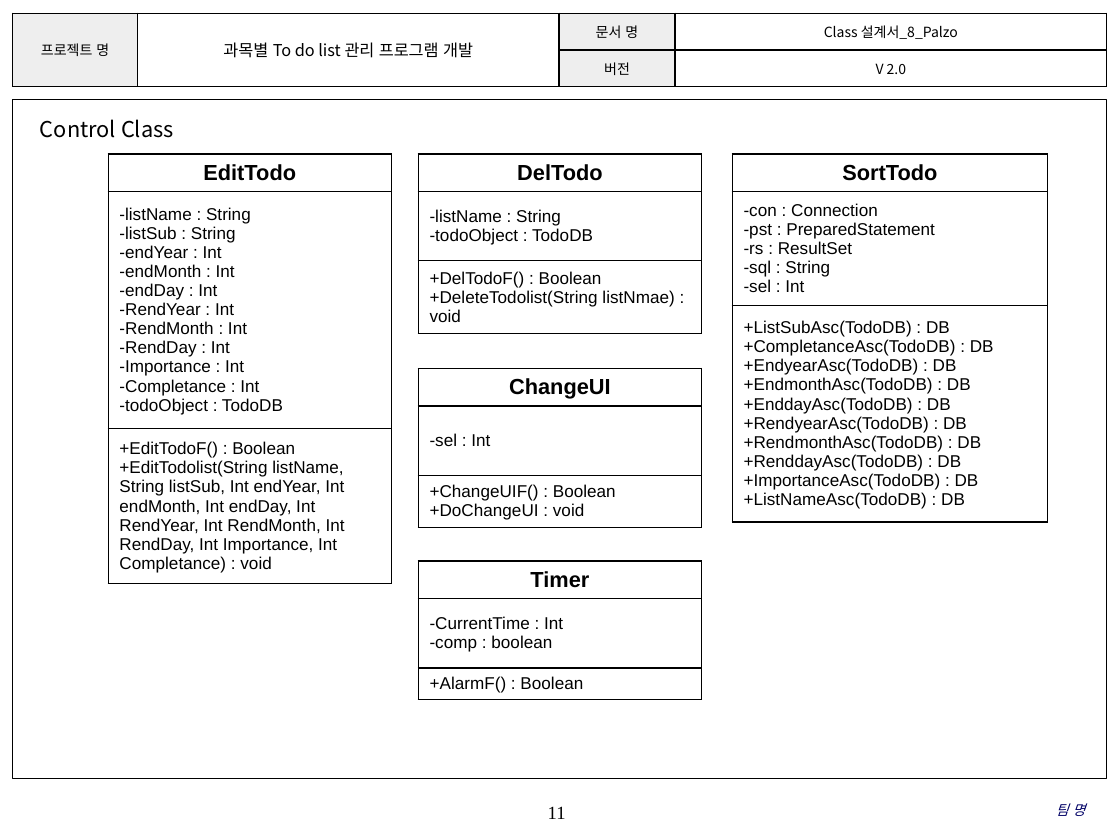
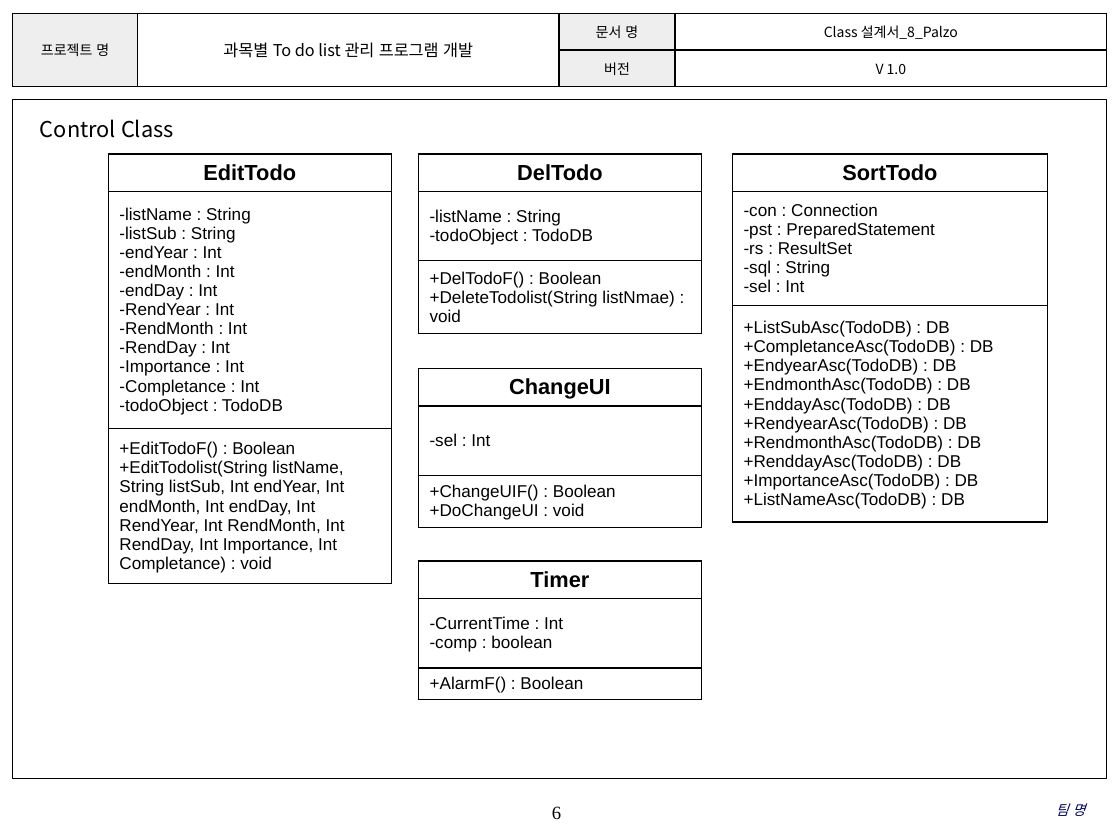
Before and after one commit to SMU-SE-Admin/18-1_8_PALZO_Doc, a slide deck: slide 6 of 03 설계/Class 설계서_8_Palzo.pptx (slide 11 before the commit). Drawn at 1120x840 pixels with LibreOffice and Linux fonts; fonts in the diff are those of the drawing; background and template pictures are left out. Boxes give left, top, right and bottom in pixels: in the first picture for what was removed or moved away, otherwise in the second. Text is boxed around its words. In the diff, an @@ line names an element or a change of style, - is before the commit and + after.

```diff
--- a/03 설계/Class 설계서_8_Palzo.pptx
+++ b/03 설계/Class 설계서_8_Palzo.pptx
@@ table at box(12, 13, 1107, 86) @@
-row 2, column 4: V 2.0
+row 2, column 4: V 1.0
@@ page number at box(552, 806, 561, 819): text changed @@
-11
+6
```
Also in this commit, not shown: 7 other slides changed, 5 slides removed.
